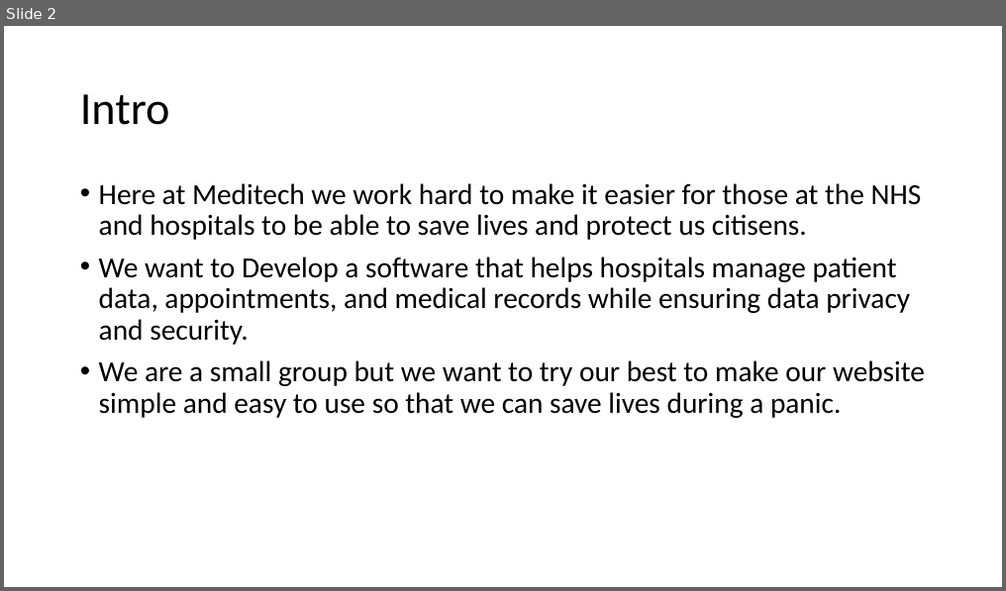
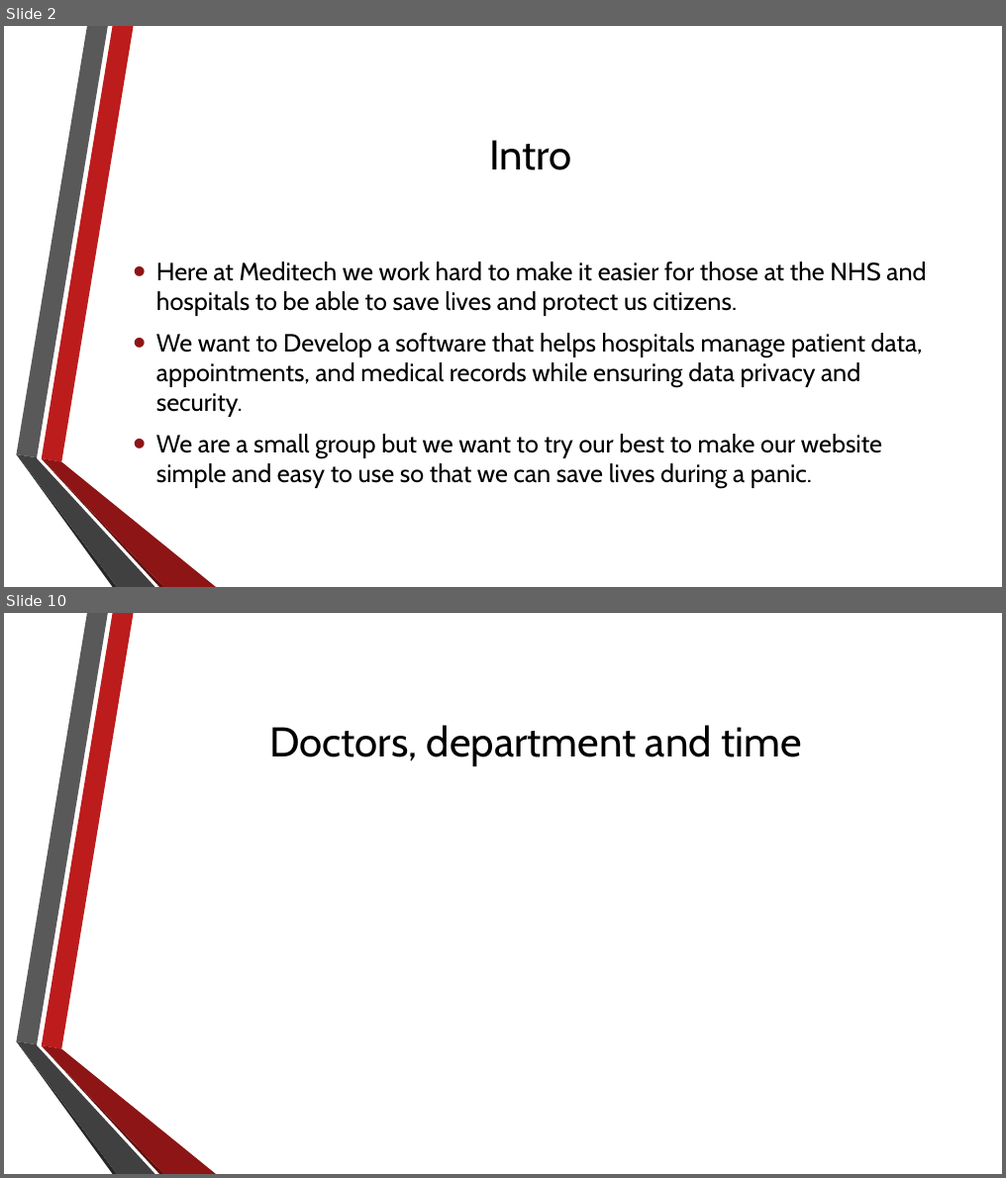
Before and after one commit to Maple391/MediTech, a slide deck: Meditech.pptx. Shown one above the other, each under a label of ours: slide 2 before the commit, slides 2 and 10 after it; the slides between them are not shown. The pictures are 1006x591 and 1006x1178 pixels, drawn with LibreOffice and Linux fonts; fonts in the diff are those of the drawing; background and template pictures are left out. Boxes give left, top, right and bottom in pixels: in the first picture for what was removed or moved away, otherwise in the second. Text is boxed around its words. In the diff, an @@ line names an element or a change of style, - is before the commit and + after.

```diff
--- a/Meditech.pptx
+++ b/Meditech.pptx
@@ slide 10 added at [4, 613, 1002, 1174], background picture (left out); not listed: 6 template elements that a slide beside it also shows @@
@@ title added at [269, 725, 801, 766], 40 pt, text #000000 @@
+Doctors, department and time
@@ slide 2 changed as well @@
@@ title "Intro": place and size @@
-title "Intro" at [80, 94, 170, 125]
+title "Intro" at [489, 140, 572, 171]
@@ title "Intro" at [489, 140, 572, 171]: size 44 to 40 pt, font Calibri to Cabin; alignment left to centre; line spacing 0.9 to 1 @@
@@ text "Here at Meditech we work ...": place and size @@
-text "Here at Meditech we work ..." at [99, 183, 925, 418]
+text "Here at Meditech we work ..." at [156, 262, 926, 488]
@@ text "Here at Meditech we work ..." at [156, 262, 926, 488]: vertical alignment top to middle @@
@@ text at [156, 262, 926, 316]: text changed; size 28 to 24 pt; font Calibri to Cabin @@
-• Here at Meditech we work hard to make it easier for those at the NHS and hospitals to be able to save lives and protect us citisens.
+• Here at Meditech we work hard to make it easier for those at the NHS and hospitals to be able to save lives and protect us citizens.
@@ text at [156, 333, 923, 488]: size 28 to 24 pt, font Calibri to Cabin in "We want to Develop a software that ...", "We are a small group but we ..."; indent changed; line spacing 0.9 to 1 @@
@@ group added at [16, 26, 216, 587]: 6 freeform shapes @@
```
Also in this commit, not shown: 1 other slide changed, 7 other slides added.
